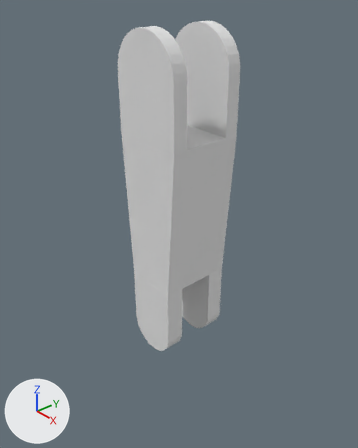
The Blender file realcomp/data/kuka_gripper_description/meshes/finger_0.blend as it was, and as the next commit left it.
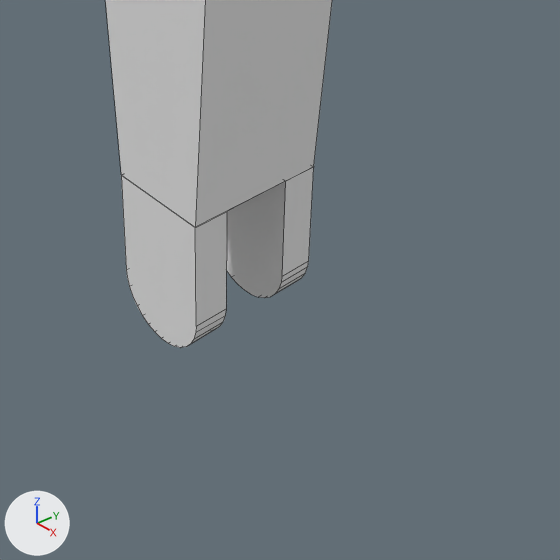
Old and new are each drawn whole from a 50 mm lens placed at (0.1395, -0.1201, 0.1557), pointed at (-0.0058, 0.0062, 0.0527) and again close up on the part from 22% to 93% of the width and 43% to 100% of the height. The axes (+X, +Y, +Z) are drawn at lower left. The lights are the same throughout. The close-ups show mesh edges as thin lines.

The older version as bpy lines, for what is in view:
```python
me_left_finger_0 = bpy.data.meshes.new('Left Finger 0')
me_left_finger_0.from_pydata(...)  # 208 vertices, 143 faces; spans x -0.0153..0.016, y -0.015..0.0164, z -0.0011..0.1356
me_left_finger_0.materials.append(mat_material)  # its picture is missing
ob_left_finger_0 = bpy.data.objects.new('Left Finger 0', me_left_finger_0)
ob_left_finger_0.location = (0.0, 0.0, 0.0)
```
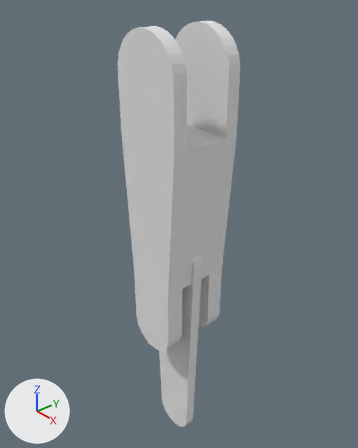
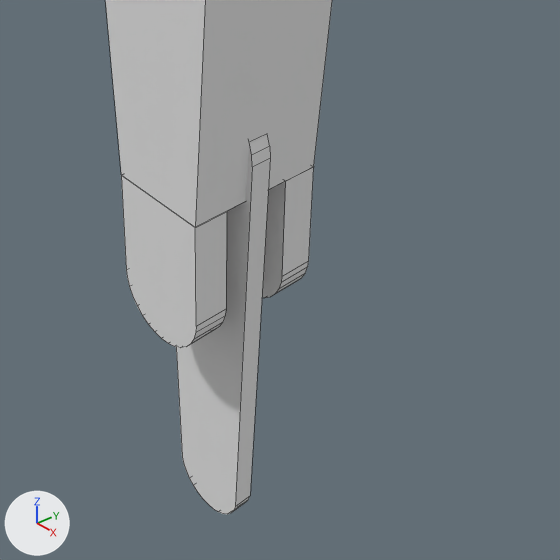
Edits to the bpy script that builds the scene:
```text
Add me_left_finger_0_002:
    me_left_finger_0_002.from_pydata(...)  # 64 vertices, 34 faces; spans x -0.0133..0.0135, y -0.0023..0.0024, z -0.0612..0.0561
    me_left_finger_0_002.materials.append(mat_material)  # its picture is missing
Add ob_left_finger_0_001:
    ob_left_finger_0_001 = bpy.data.objects.new('Left Finger 0.001', me_left_finger_0_002)
    ob_left_finger_0_001.location = (0.0, 0.0, 0.0)
```

Where the change shows, as pixel boxes (x1, y1, x2, y2) in the close-ups (560 x 560 px):
'Left Finger 0.001', added
    after: (176, 136, 270, 514)
